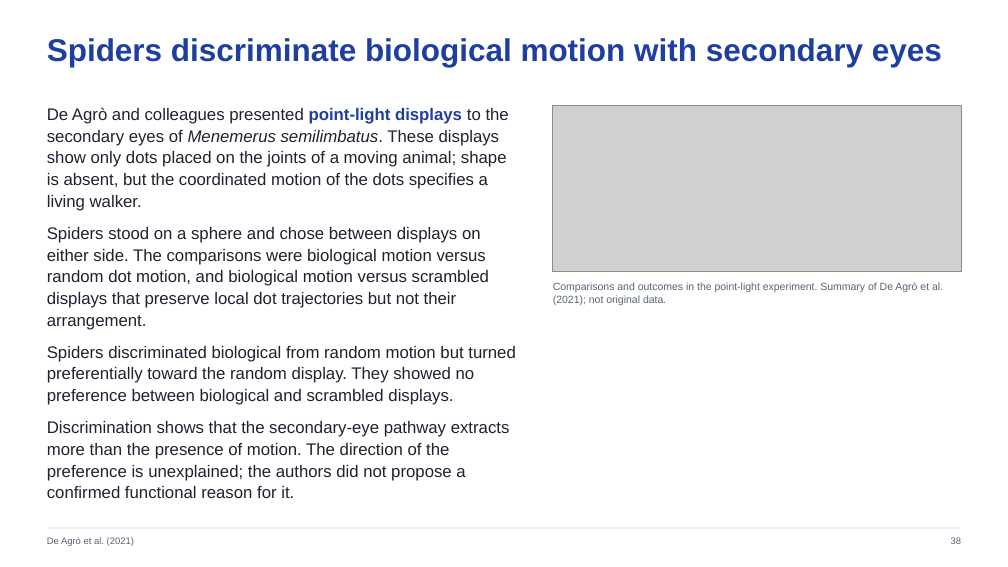
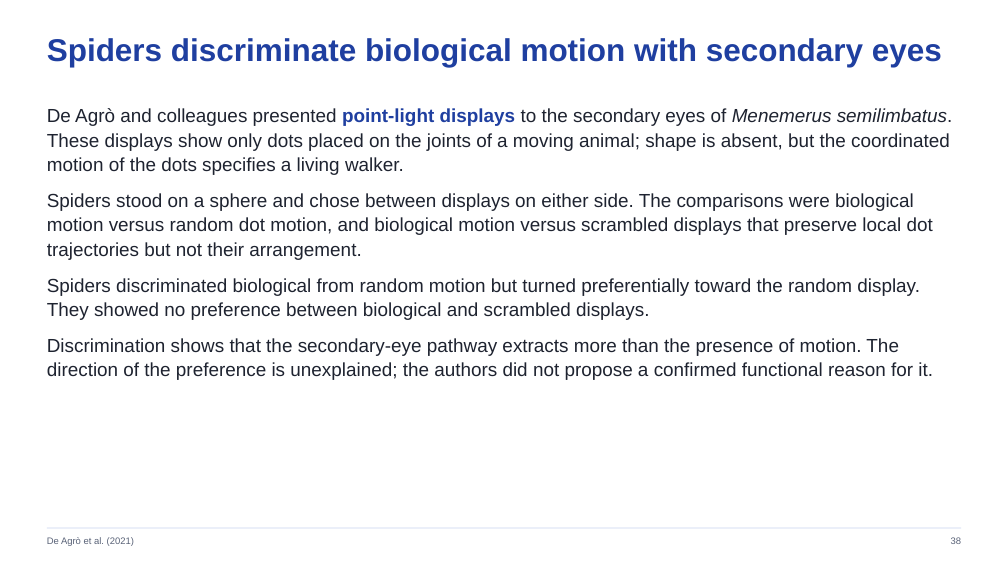
Before and after one commit to jordanxxlopez/NEUROETHOLOGY, a slide deck: slide 38 of lectures/L12/Neuroethology_Lecture12_FA2026.pptx. Drawn at 1008x567 pixels with LibreOffice and Linux fonts; fonts in the diff are those of the drawing; grey boxes stand for pictures. Boxes give left, top, right and bottom in pixels: in the first picture for what was removed or moved away, otherwise in the second. Text is boxed around its words. In the diff, an @@ line names an element or a change of style, - is before the commit and + after.

```diff
--- a/lectures/L12/Neuroethology_Lecture12_FA2026.pptx
+++ b/lectures/L12/Neuroethology_Lecture12_FA2026.pptx
@@ text "De Agrò and colleagues presented ..." at [47,108,953,380]: size 16 to 18 pt; more space between paragraphs @@
@@ picture removed at [553,106,961,271] @@
@@ text removed at [553,282,943,305] @@
-Comparisons and outcomes in the point-light experiment. Summary of De Agrò et al. (2021); not original data.
```
Also in this commit, not shown: 16 other slides changed, 38 other files.
